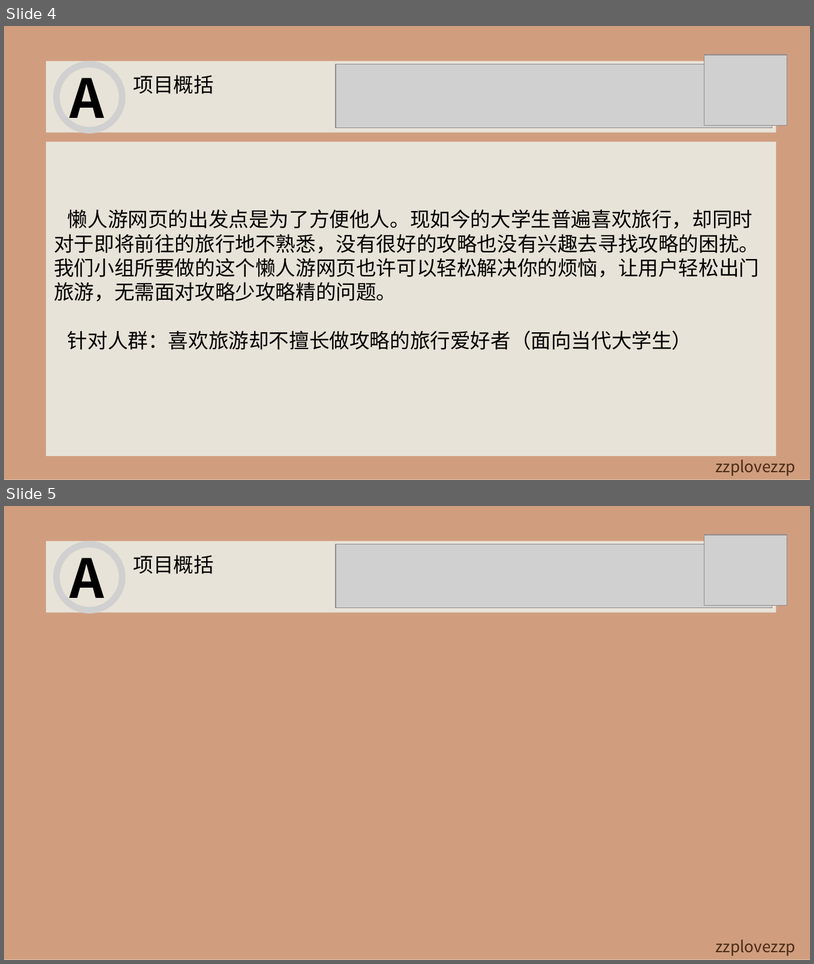
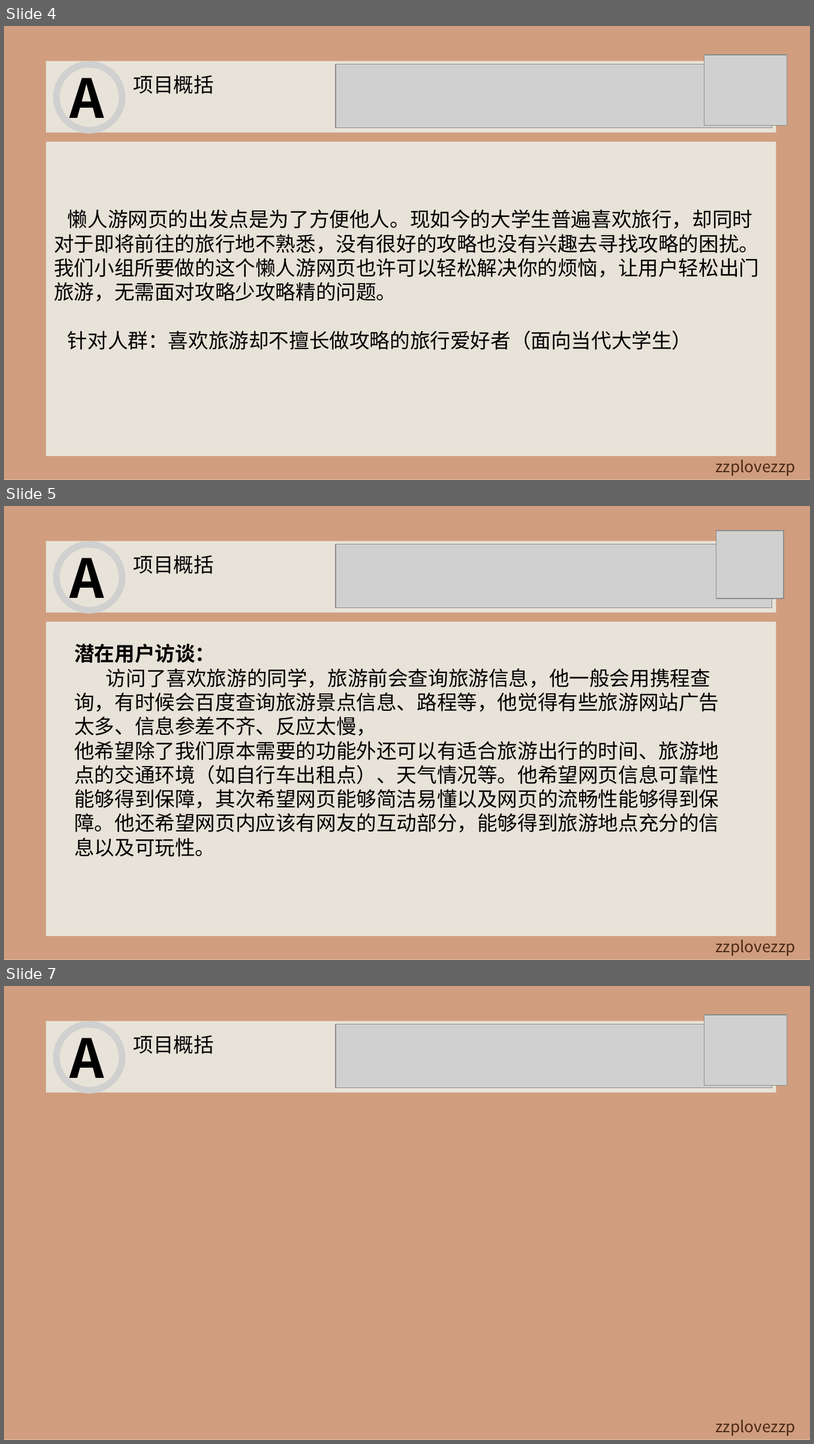
Before and after one commit to LEMONccccc/software, a slide deck: 需求说明书.ppt. Shown one above the other, each under a label of ours: slides 4 and 5 before the commit, slides 4, 5 and 7 after it; the slides between them are not shown. The pictures are 814x964 and 814x1444 pixels, drawn with LibreOffice and Linux fonts; fonts in the diff are those of the drawing; grey boxes stand for pictures; background and template pictures are left out. Boxes give left, top, right and bottom in pixels: in the first picture for what was removed or moved away, otherwise in the second. Text is boxed around its words. In the diff, an @@ line names an element or a change of style, - is before the commit and + after.

```diff
--- a/需求说明书.ppt
+++ b/需求说明书.ppt
@@ slide 5 added at (4,506,810,960), background picture (left out); not listed: 2 template elements that a slide beside it also shows @@
@@ picture added at (717,531,785,599) @@
@@ group added at (46,541,777,613): 2 texts, 2 pictures, 1 rectangle @@
+项目概括
+A
@@ rectangle added at (46,621,777,936), fill #E8E3D8 @@
@@ text added at (74,643,719,856), 18 pt, text #000000 @@
+潜在用户访谈：
+访问了喜欢旅游的同学，旅游前会查询旅游信息，他一般会用携程查询，有时候会百度查询旅游景点信息、路程等，他觉得有些旅游网站广告太多、信息参差不齐、反应太慢，
+他希望除了我们原本需要的功能外还可以有适合旅游出行的时间、旅游地点的交通环境（如自行车出租点）、天气情况等。他希望网页信息可靠性能够得到保障，其次希望网页能够简洁易懂以及网页的流畅性能够得到保障。他还希望网页内应该有网友的互动部分，能够得到旅游地点充分的信息以及可玩性。
@@ what was slide 5 is now slide 7 @@
```
Also in this commit, not shown: 2 slides changed, 5 other slides added.
